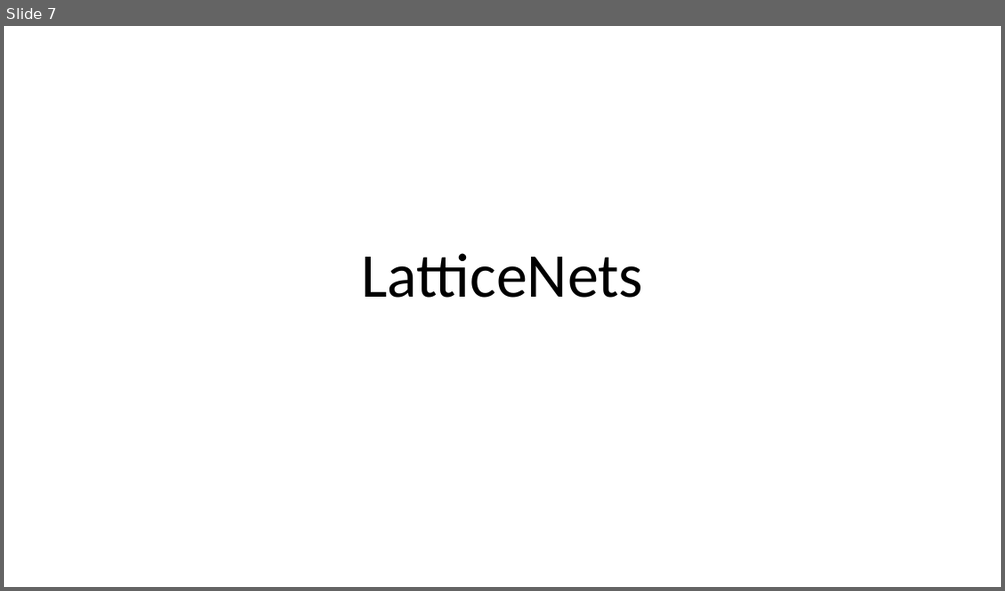
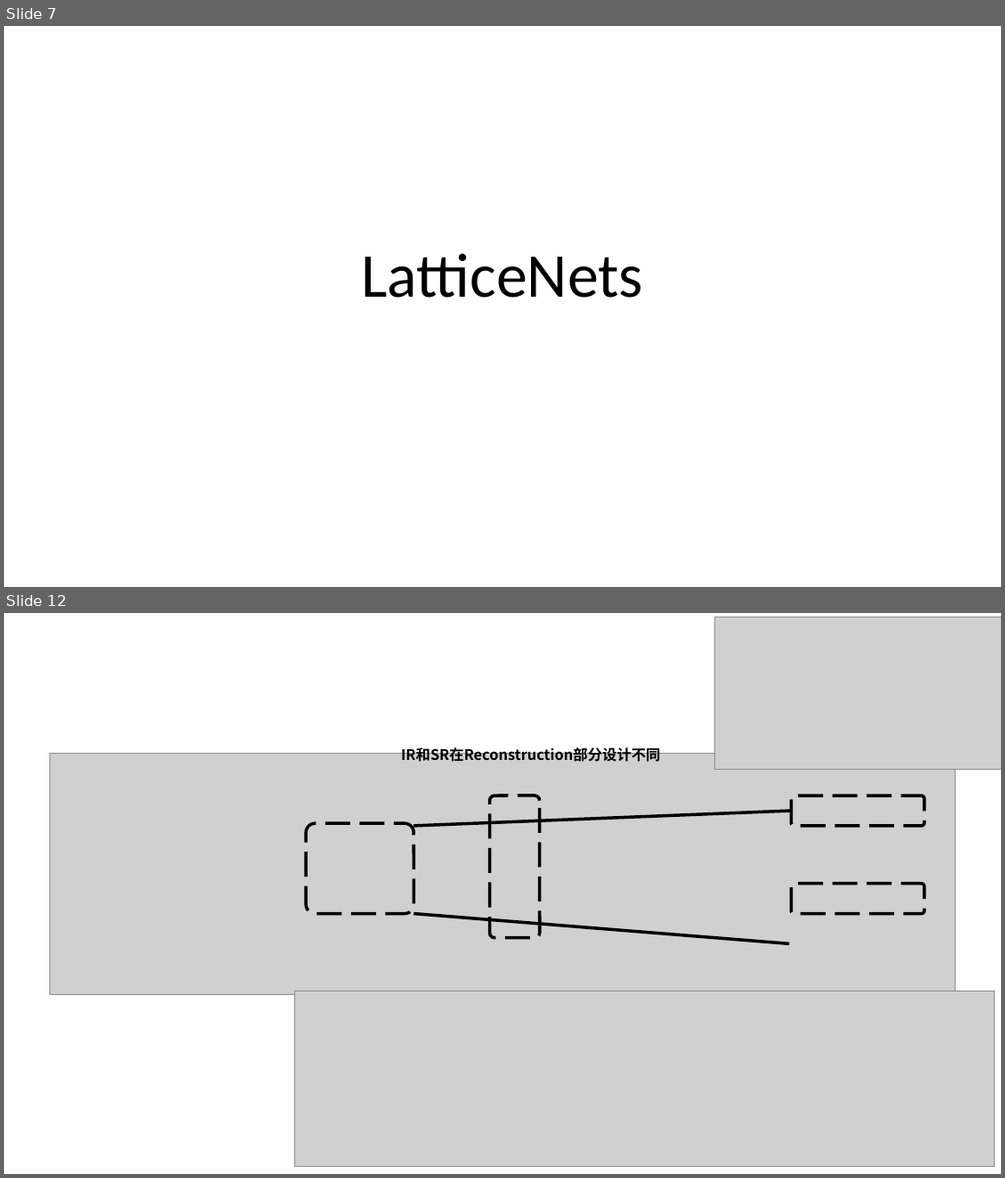
Before and after one commit to Elephant-King9/Paper, a slide deck: 论文插图.pptx. Shown one above the other, each under a label of ours: slide 7 before the commit, slides 7 and 12 after it; the slides between them are not shown. The pictures are 1005x591 and 1005x1178 pixels, drawn with LibreOffice and Linux fonts; fonts in the diff are those of the drawing; grey boxes stand for pictures. Boxes give left, top, right and bottom in pixels: in the first picture for what was removed or moved away, otherwise in the second. Text is boxed around its words. In the diff, an @@ line names an element or a change of style, - is before the commit and + after.

```diff
--- a/论文插图.pptx
+++ b/论文插图.pptx
@@ slide 12 added at (x1=4, y1=613, x2=1001, y2=1174), background #FFFFFF @@
@@ picture added at (x1=714, y1=617, x2=1001, y2=770) @@
@@ text added at (x1=401, y1=746, x2=660, y2=762), 14 pt, text #000000, bold @@
+IR和SR在Reconstruction部分设计不同
@@ picture added at (x1=50, y1=753, x2=955, y2=994) @@
@@ rounded rectangle added at (x1=489, y1=795, x2=540, y2=938), outline #000000 3 pt dashed @@
@@ rounded rectangle added at (x1=792, y1=795, x2=924, y2=826), outline #000000 3 pt dashed @@
@@ rounded rectangle added at (x1=306, y1=823, x2=413, y2=914), outline #000000 3 pt dashed @@
@@ line added from (792, 811) to (413, 826), #000000 3 pt @@
@@ rounded rectangle added at (x1=792, y1=884, x2=924, y2=914), outline #000000 3 pt dashed @@
@@ line added from (789, 943) to (413, 914), #000000 3 pt @@
@@ picture added at (x1=295, y1=990, x2=994, y2=1167) @@
```
Also in this commit, not shown: 1 slide changed, 3 other slides added, 8 other files.
